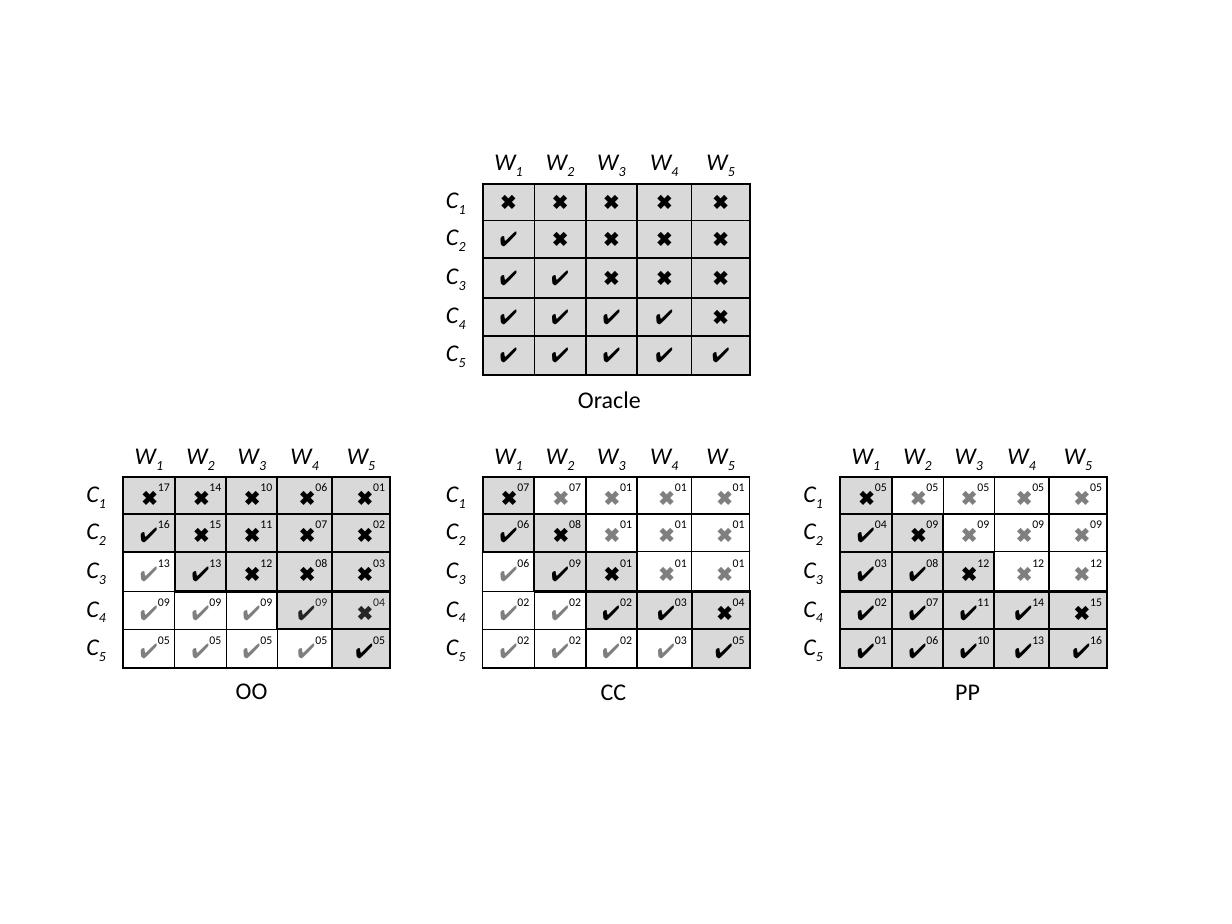
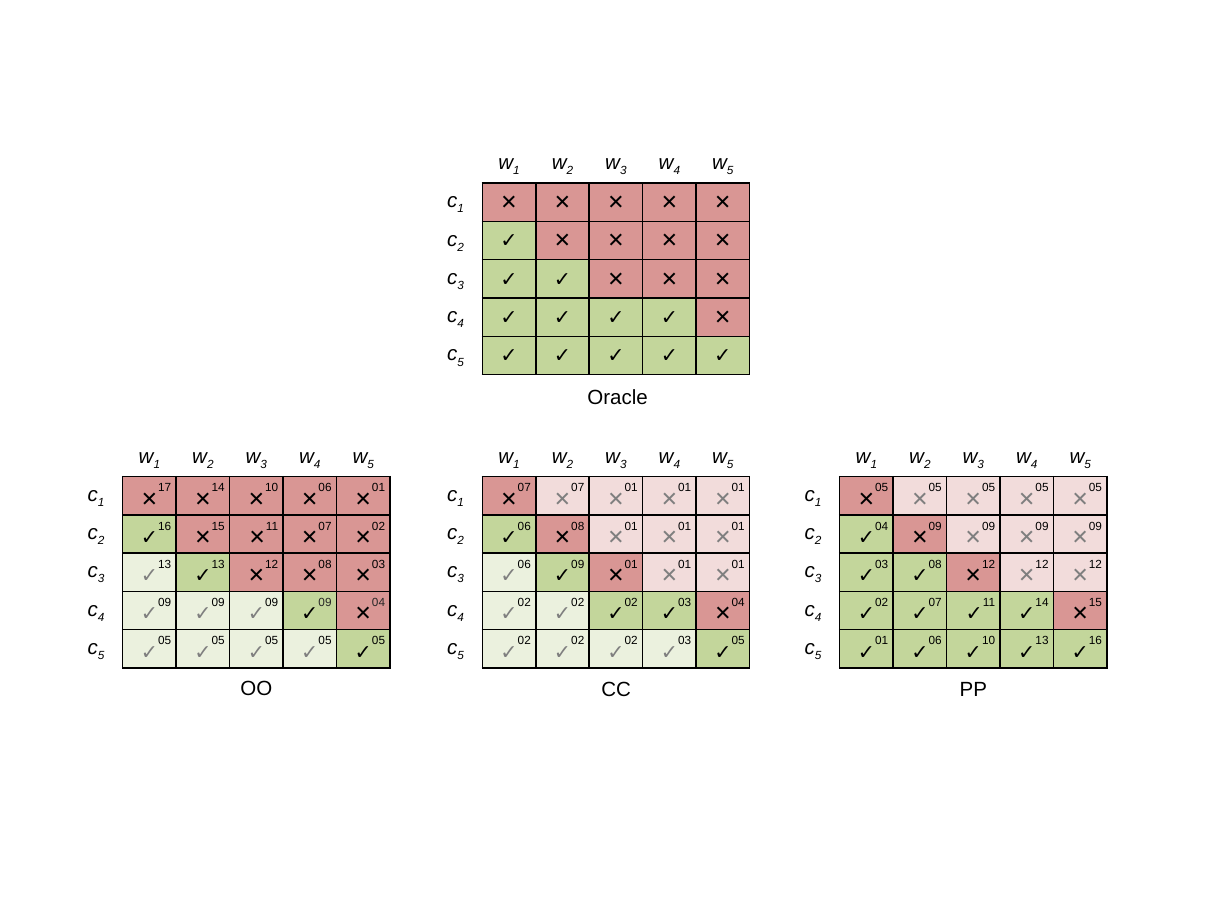
Before and after one commit to marcelocg/Dissertacao, a slide deck: slide 12 of Diagramas/cloud-capacitor-figuras.pptx (slide 3 before the commit). Drawn at 1232x924 pixels with LibreOffice and Linux fonts; fonts in the diff are those of the drawing. Boxes give left, top, right and bottom in pixels: in the first picture for what was removed or moved away, otherwise in the second. Text is boxed around its words. In the diff, an @@ line names an element or a change of style, - is before the commit and + after.

```diff
--- a/Diagramas/cloud-capacitor-figuras.pptx
+++ b/Diagramas/cloud-capacitor-figuras.pptx
@@ table at <box>429,145,747,376</box> @@
-row 1:  | W1 | W2 | W3 | W4 | W5
+row 1:  | w1 | w2 | w3 | w4 | w5
-row 2: C1 | ✖ | ✖ | ✖ | ✖ | ✖
+row 2: c1 | ✕ | ✕ | ✕ | ✕ | ✕
-row 3: C2 | ✔ | ✖ | ✖ | ✖ | ✖
+row 3: c2 | ✓ | ✕ | ✕ | ✕ | ✕
-row 4: C3 | ✔ | ✔ | ✖ | ✖ | ✖
+row 4: c3 | ✓ | ✓ | ✕ | ✕ | ✕
-row 5: C4 | ✔ | ✔ | ✔ | ✔ | ✖
+row 5: c4 | ✓ | ✓ | ✓ | ✓ | ✕
-row 6: C5 | ✔ | ✔ | ✔ | ✔ | ✔
+row 6: c5 | ✓ | ✓ | ✓ | ✓ | ✓
@@ fill #D9D9D9 to #D99694 in 13 cells @@
@@ fill #D9D9D9 to #C3D69B in 12 cells @@
@@ borders changed @@
@@ text "Oracle": place and size @@
-text "Oracle" at <box>578,391,641,408</box>
+text "Oracle" at <box>587,389,647,405</box>
@@ table at <box>69,439,387,669</box> @@
-row 1:  | W1 | W2 | W3 | W4 | W5
+row 1:  | w1 | w2 | w3 | w4 | w5
-row 2: C1 | ✖17 | ✖14 | ✖10 | ✖06 | ✖01
+row 2: c1 | ✕17 | ✕14 | ✕10 | ✕06 | ✕01
-row 3: C2 | ✔16 | ✖15 | ✖11 | ✖07 | ✖02
+row 3: c2 | ✓16 | ✕15 | ✕11 | ✕07 | ✕02
-row 4: C3 | ✔13 | ✔13 | ✖12 | ✖08 | ✖03
+row 4: c3 | ✓13 | ✓13 | ✕12 | ✕08 | ✕03
-row 5: C4 | ✔09 | ✔09 | ✔09 | ✔09 | ✖04
+row 5: c4 | ✓09 | ✓09 | ✓09 | ✓09 | ✕04
-row 6: C5 | ✔05 | ✔05 | ✔05 | ✔05 | ✔05
+row 6: c5 | ✓05 | ✓05 | ✓05 | ✓05 | ✓05
@@ fill #D9D9D9 to #D99694 in 13 cells @@
@@ fill #D9D9D9 to #C3D69B in 4 cells @@
@@ fill #FFFFFF to #EBF1DE in 8 cells @@
@@ borders changed @@
@@ table: place and size @@
-table at <box>69,439,391,669</box>
+table at <box>69,439,387,669</box>
@@ table at <box>429,439,747,669</box> @@
-row 1:  | W1 | W2 | W3 | W4 | W5
+row 1:  | w1 | w2 | w3 | w4 | w5
-row 2: C1 | ✖07 | ✖07 | ✖01 | ✖01 | ✖01
+row 2: c1 | ✕07 | ✕07 | ✕01 | ✕01 | ✕01
-row 3: C2 | ✔06 | ✖08 | ✖01 | ✖01 | ✖01
+row 3: c2 | ✓06 | ✕08 | ✕01 | ✕01 | ✕01
-row 4: C3 | ✔06 | ✔09 | ✖01 | ✖01 | ✖01
+row 4: c3 | ✓06 | ✓09 | ✕01 | ✕01 | ✕01
-row 5: C4 | ✔02 | ✔02 | ✔02 | ✔03 | ✖04
+row 5: c4 | ✓02 | ✓02 | ✓02 | ✓03 | ✕04
-row 6: C5 | ✔02 | ✔02 | ✔02 | ✔03 | ✔05
+row 6: c5 | ✓02 | ✓02 | ✓02 | ✓03 | ✓05
@@ fill #D9D9D9 to #D99694 in 4 cells @@
@@ fill #FFFFFF to #F2DCDB in 9 cells @@
@@ fill #D9D9D9 to #C3D69B in 5 cells @@
@@ fill #FFFFFF to #EBF1DE in 7 cells @@
@@ borders changed @@
@@ table at <box>786,439,1104,669</box> @@
-row 1:  | W1 | W2 | W3 | W4 | W5
+row 1:  | w1 | w2 | w3 | w4 | w5
-row 2: C1 | ✖05 | ✖05 | ✖05 | ✖05 | ✖05
+row 2: c1 | ✕05 | ✕05 | ✕05 | ✕05 | ✕05
-row 3: C2 | ✔04 | ✖09 | ✖09 | ✖09 | ✖09
+row 3: c2 | ✓04 | ✕09 | ✕09 | ✕09 | ✕09
-row 4: C3 | ✔03 | ✔08 | ✖12 | ✖12 | ✖12
+row 4: c3 | ✓03 | ✓08 | ✕12 | ✕12 | ✕12
-row 5: C4 | ✔02 | ✔07 | ✔11 | ✔14 | ✖15
+row 5: c4 | ✓02 | ✓07 | ✓11 | ✓14 | ✕15
-row 6: C5 | ✔01 | ✔06 | ✔10 | ✔13 | ✔16
+row 6: c5 | ✓01 | ✓06 | ✓10 | ✓13 | ✓16
@@ fill #D9D9D9 to #D99694 in 4 cells @@
@@ fill #FFFFFF to #F2DCDB in 9 cells @@
@@ fill #D9D9D9 to #C3D69B in 12 cells @@
@@ borders changed @@
@@ table: place and size @@
-table at <box>786,439,1108,669</box>
+table at <box>786,439,1104,669</box>
@@ size 14 to 12 pt, font Calibri to Arial in 4 elements at <box>240,680,272,696</box>, <box>587,389,647,405</box>, <box>960,682,987,696</box>, <box>601,681,631,697</box> @@
```
Also in this commit, not shown: 2 other slides changed, 10 slides added, 13 other files.
